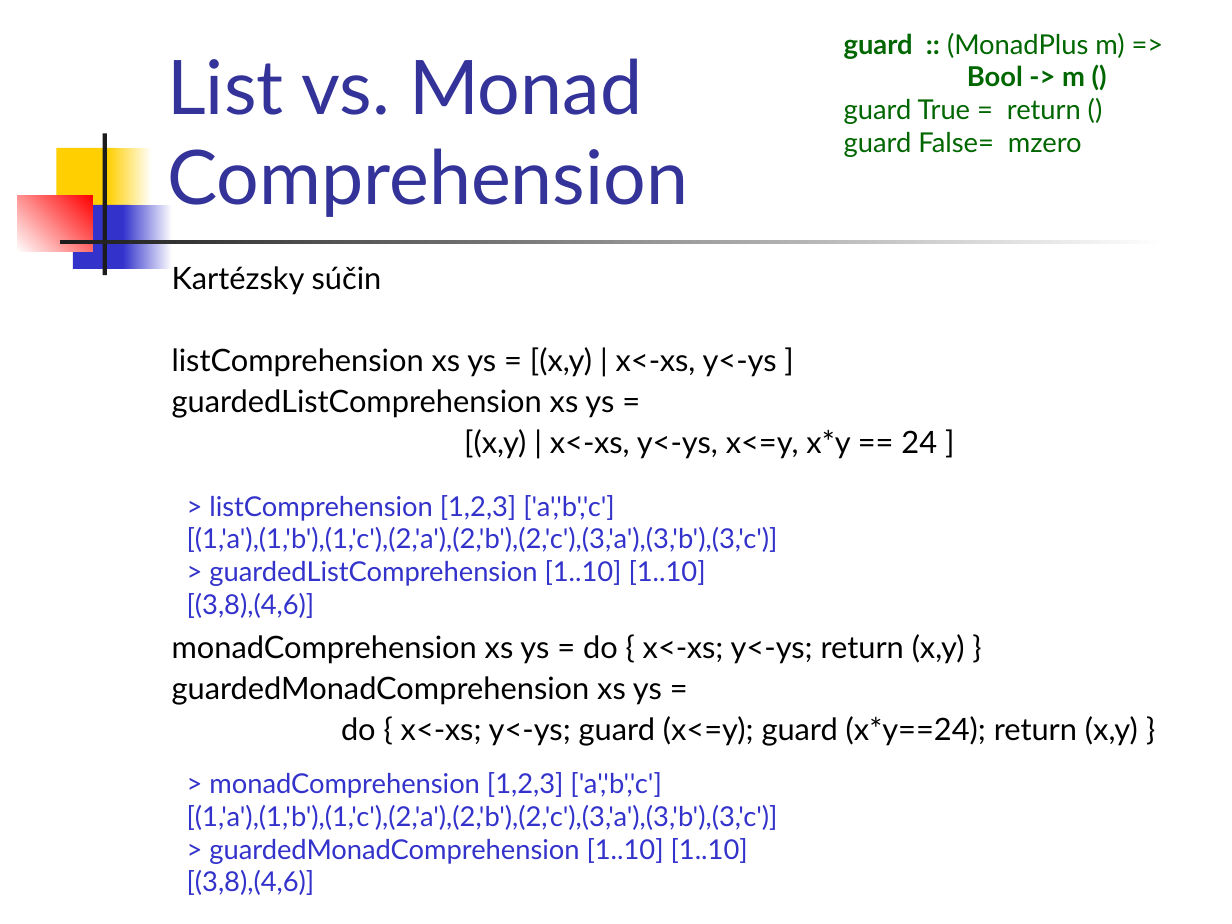
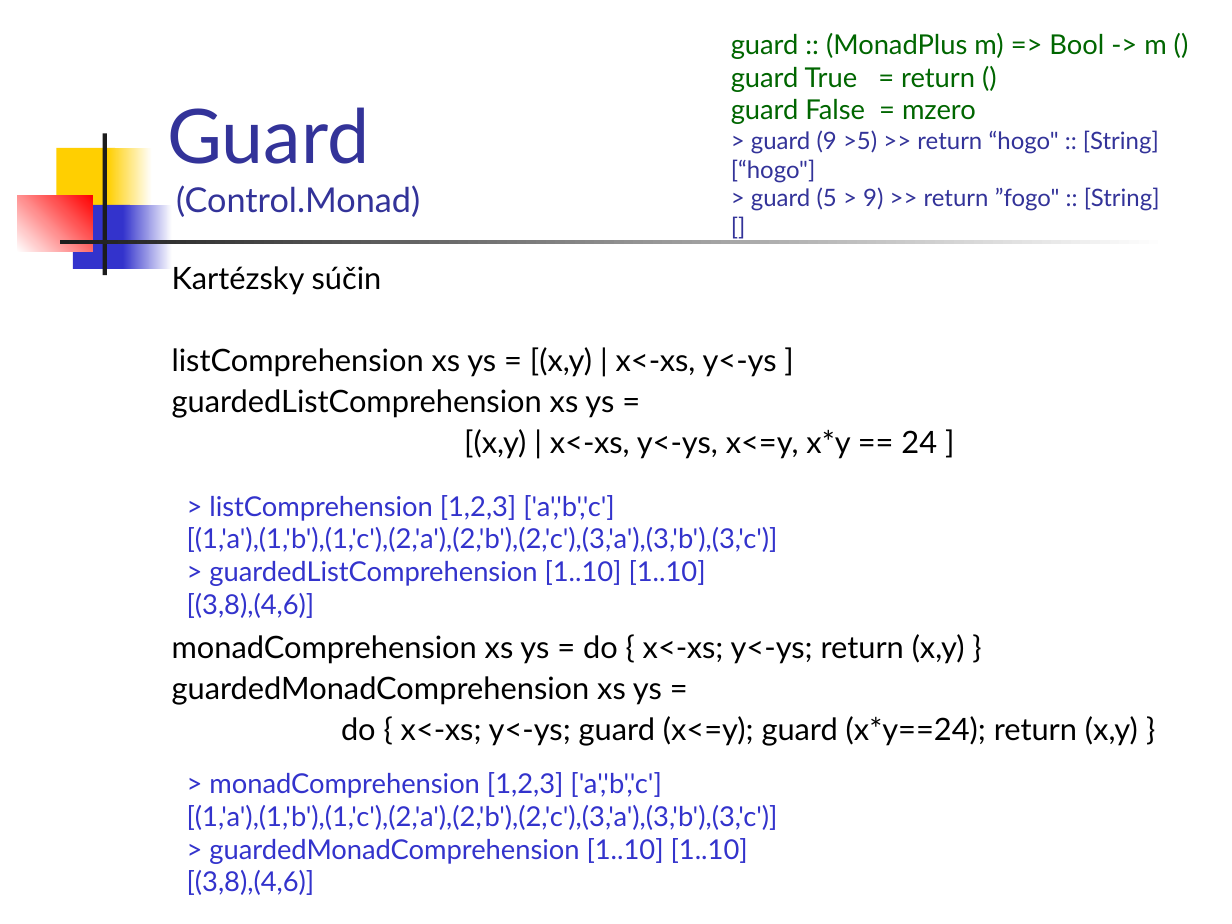
Before and after one commit to Funkcionalne/Prednasky, a slide deck: slide 31 of 11/11_fpro.ppt (slide 25 before the commit). Drawn at 1232x924 pixels with LibreOffice and Linux fonts; fonts in the diff are those of the drawing. Boxes give left, top, right and bottom in pixels: in the first picture for what was removed or moved away, otherwise in the second. Text is boxed around its words. In the diff, an @@ line names an element or a change of style, - is before the commit and + after.

```diff
--- a/11/11_fpro.ppt
+++ b/11/11_fpro.ppt
@@ text "guard :: (MonadPlus m) => ...": place and size @@
-text "guard :: (MonadPlus m) => ..." at <box>844,33,1124,157</box>
+text "guard :: (MonadPlus m) => ..." at <box>731,33,1166,211</box>
@@ text at <box>731,33,1166,59</box>: text changed; bold off @@
-guard :: (MonadPlus m) =>
-Bool -> m ()
+guard :: (MonadPlus m) => Bool -> m ()
@@ title at <box>167,107,420,217</box>: text changed; size 44 to 20 pt @@
-List vs. Monad
-Comprehension
+Guard
+(Control.Monad)
@@ text at <box>731,99,1160,211</box>: text changed; size 16 to 14 pt; text colour #006600 to #333399 @@
-guard False= mzero
+guard False = mzero
+> guard (9 >5) >> return “hogo" :: [String]
+[“hogo"]
+> guard (5 > 9) >> return ”fogo" :: [String]
+[]
```
Also in this commit, not shown: 12 other slides changed, 10 slides added, 10 other files.
